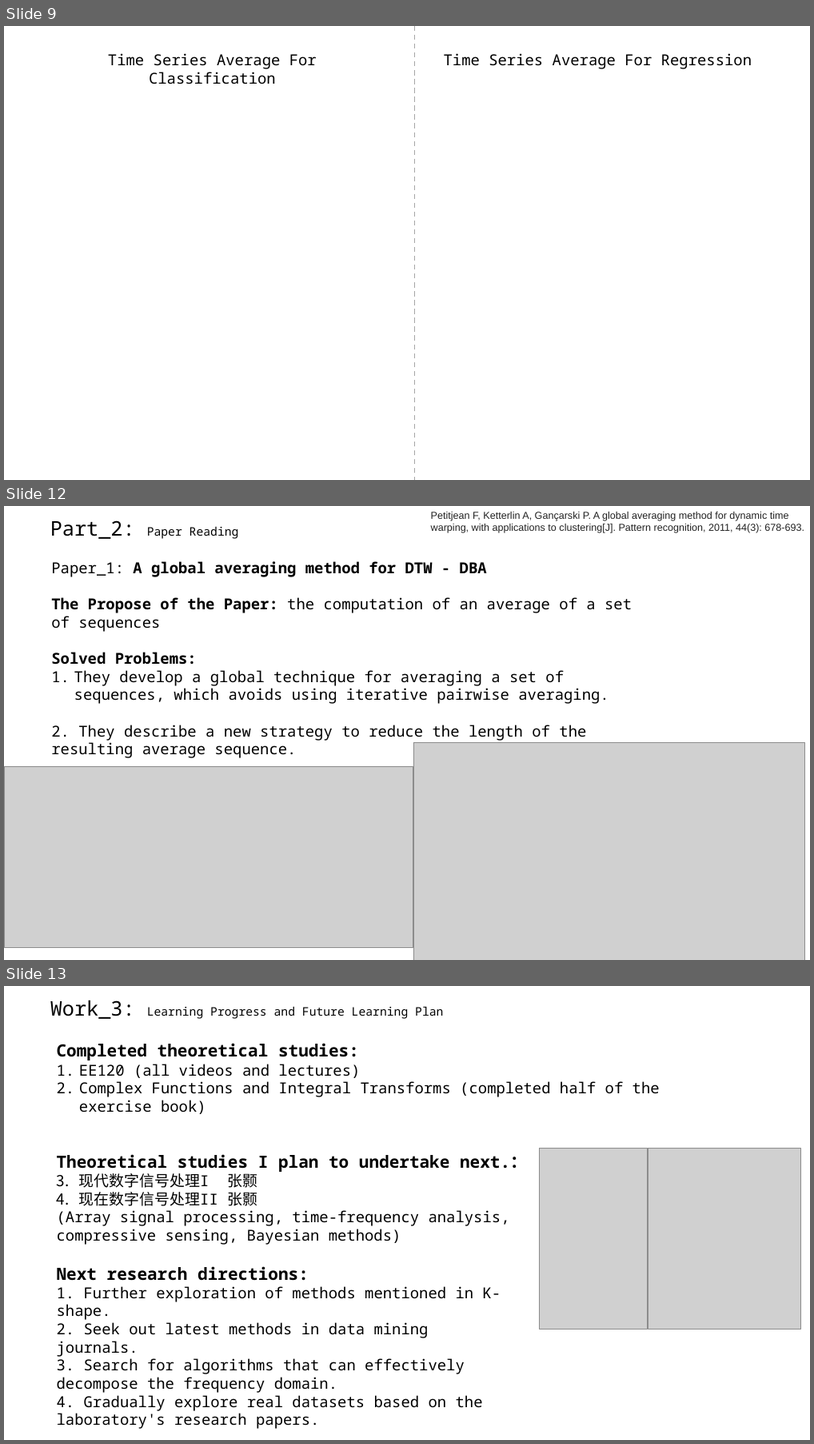
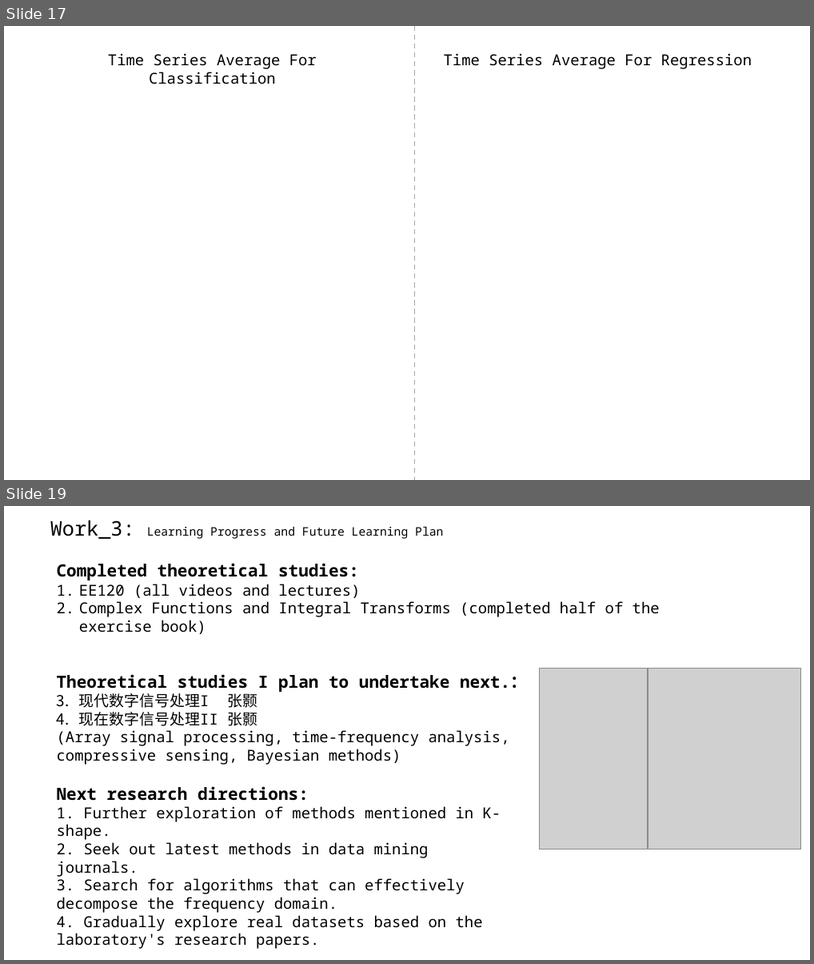
Before and after one commit to A-Big-Tortoise/Presentation, a slide deck: Presentation_1120_JiayuChen.pptx. Shown one above the other, each under a label of ours: slides 9, 12 and 13 before the commit, slides 17 and 19 after it; the slides between them are not shown. The pictures are 814x1444 and 814x964 pixels, drawn with LibreOffice and Linux fonts; fonts in the diff are those of the drawing; grey boxes stand for pictures. Boxes give left, top, right and bottom in pixels: in the first picture for what was removed or moved away, otherwise in the second. Text is boxed around its words. In the diff, an @@ line names an element or a change of style, - is before the commit and + after.

```diff
--- a/Presentation_1120_JiayuChen.pptx
+++ b/Presentation_1120_JiayuChen.pptx
@@ slide 12 removed at (4, 506, 810, 960), background #FFFFFF @@
@@ text removed at (50, 520, 239, 539) @@
-Part_2: Paper Reading
@@ text removed at (431, 512, 805, 533) @@
-Petitjean F, Ketterlin A, Gançarski P. A global averaging method for dynamic time warping, with applications to clustering[J]. Pattern recognition, 2011, 44(3): 678-693.
@@ text removed at (51, 561, 632, 758) @@
-  Paper_1: A global averaging method for DTW - DBA
-  The Propose of the Paper: the computation of an average of a set of sequences
-  Solved Problems:
-  1. They develop a global technique for averaging a set of sequences, which avoids using iterative pairwise averaging.
-  2. They describe a new strategy to reduce the length of the resulting average sequence.
@@ picture removed at (414, 743, 806, 960) @@
@@ picture removed at (4, 766, 414, 948) @@
@@ what was slide 9 is now slide 17 @@
@@ what was slide 13 is now slide 19 @@
```
Also in this commit, not shown: 5 slides changed, 9 slides added, 3 other slides removed.
